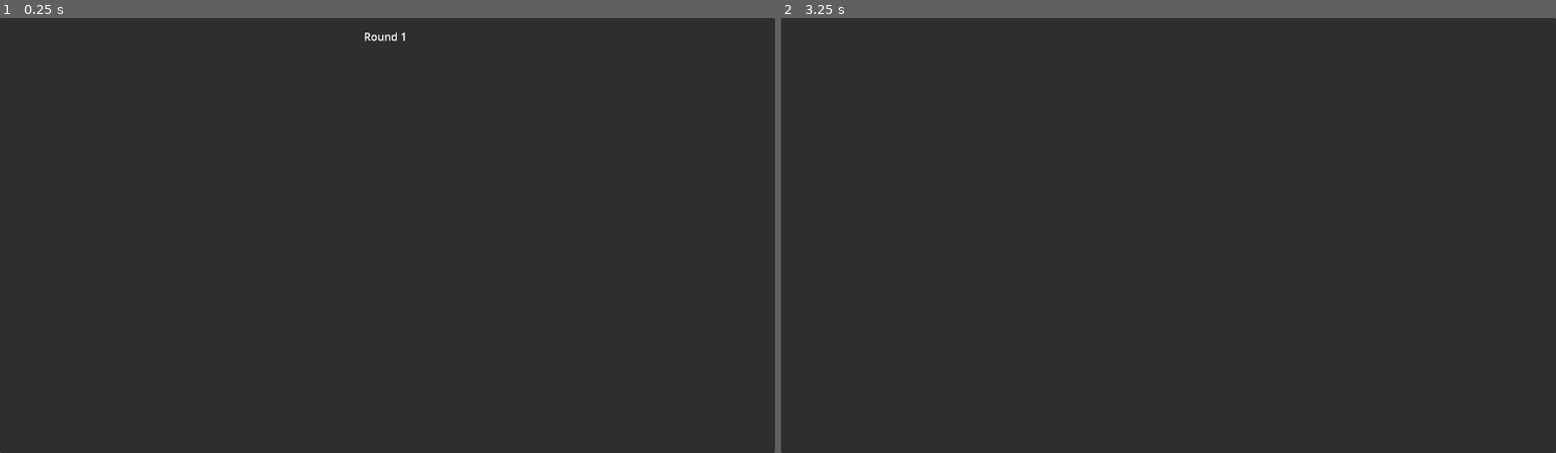
Above: before the commit, frames 1-2 (left to right).
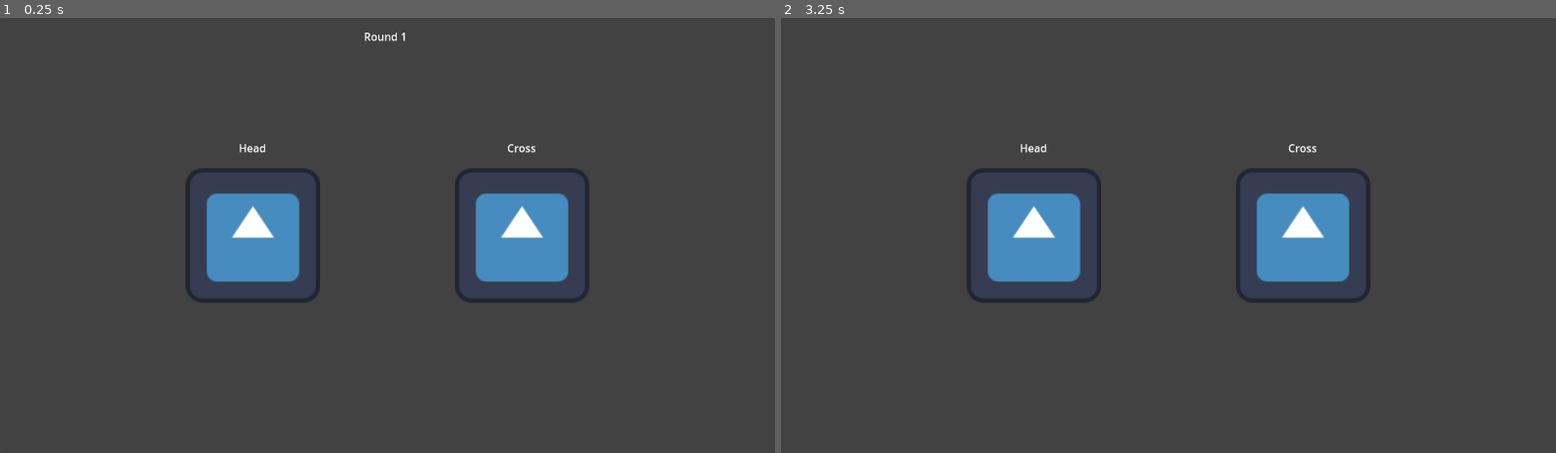
Above: after the commit, the same moments.

Repository: Mike7373/MoneyFlip
Game: Godot game, scene res://scenas/MainScene.tscn
The game is run twice, just before and just after one commit, with the same random seed, the same clock (stepped at 60 frames per second) and the same inputs. The engine's default icon, where the game draws it, is replaced by a stand-in: a white triangle on a blue panel in a dark square.
Inputs:
- Up to frame 1 (0.25 s): no input
- Up to frame 2 (3.25 s): tap Enter at 0.5, 2 s; tap Space at 1.25, 2.75 s

The runs differ from the first frame. In frame 1, 9.4% of the frame differs, in the area x 24-76%, y 28-65%; in frame 2, 9.4%.

Commit message:
add selection canvas

Diff:
--- a/scenas/MainScene.tscn
+++ b/scenas/MainScene.tscn
@@ -1,6 +1,7 @@
-[gd_scene load_steps=2 format=3 uid="uid://dftt7ps5rpfas"]
+[gd_scene load_steps=3 format=3 uid="uid://dftt7ps5rpfas"]
 
 [ext_resource type="Script" path="res://scripts/GameManager.gd" id="1_7rba3"]
+[ext_resource type="Texture2D" uid="uid://bfkpx174yiq64" path="res://icon.svg" id="2_csrsf"]
 
 [node name="MainScene" type="Node2D"]
 
@@ -14,10 +15,208 @@
 offset_right = 40.0
 offset_bottom = 40.0
 
-[node name="Background" type="Panel" parent="SelectionCanvas"]
-layout_mode = 0
-offset_right = 1152.0
-offset_bottom = 648.0
+[node name="PurseTypeSelection" type="Panel" parent="SelectionCanvas"]
+visible = false
+self_modulate = Color(0, 0, 0, 0.235294)
+layout_mode = 0
+offset_right = 1152.0
+offset_bottom = 648.0
+
+[node name="AttackImg" type="TextureRect" parent="SelectionCanvas/PurseTypeSelection"]
+layout_mode = 1
+anchors_preset = 8
+anchor_left = 0.5
+anchor_top = 0.5
+anchor_right = 0.5
+anchor_bottom = 0.5
+offset_left = -300.0
+offset_top = -100.0
+offset_right = -100.0
+offset_bottom = 100.0
+grow_horizontal = 2
+grow_vertical = 2
+texture = ExtResource("2_csrsf")
+
+[node name="AttackText" type="Label" parent="SelectionCanvas/PurseTypeSelection/AttackImg"]
+layout_mode = 1
+anchors_preset = 10
+anchor_right = 1.0
+offset_top = -50.0
+offset_bottom = -10.0
+grow_horizontal = 2
+text = "Attack"
+horizontal_alignment = 1
+vertical_alignment = 1
+
+[node name="HealImg" type="TextureRect" parent="SelectionCanvas/PurseTypeSelection"]
+layout_mode = 1
+anchors_preset = 8
+anchor_left = 0.5
+anchor_top = 0.5
+anchor_right = 0.5
+anchor_bottom = 0.5
+offset_left = 100.0
+offset_top = -100.0
+offset_right = 300.0
+offset_bottom = 100.0
+grow_horizontal = 2
+grow_vertical = 2
+texture = ExtResource("2_csrsf")
+
+[node name="HealText" type="Label" parent="SelectionCanvas/PurseTypeSelection/HealImg"]
+layout_mode = 1
+anchors_preset = 10
+anchor_right = 1.0
+offset_top = -50.0
+offset_bottom = -10.0
+grow_horizontal = 2
+text = "Heal"
+horizontal_alignment = 1
+vertical_alignment = 1
+
+[node name="PurseTypeSelection2" type="Panel" parent="SelectionCanvas"]
+self_modulate = Color(0, 0, 0, 0.235294)
+layout_mode = 0
+offset_right = 1152.0
+offset_bottom = 648.0
+
+[node name="HeadImg" type="TextureRect" parent="SelectionCanvas/PurseTypeSelection2"]
+layout_mode = 1
+anchors_preset = 8
+anchor_left = 0.5
+anchor_top = 0.5
+anchor_right = 0.5
+anchor_bottom = 0.5
+offset_left = -300.0
+offset_top = -100.0
+offset_right = -100.0
+offset_bottom = 100.0
+grow_horizontal = 2
+grow_vertical = 2
+texture = ExtResource("2_csrsf")
+
+[node name="HeadText" type="Label" parent="SelectionCanvas/PurseTypeSelection2/HeadImg"]
+layout_mode = 1
+anchors_preset = 10
+anchor_right = 1.0
+offset_top = -50.0
+offset_bottom = -10.0
+grow_horizontal = 2
+text = "Head"
+horizontal_alignment = 1
+vertical_alignment = 1
+
+[node name="CrossImg" type="TextureRect" parent="SelectionCanvas/PurseTypeSelection2"]
+layout_mode = 1
+anchors_preset = 8
+anchor_left = 0.5
+anchor_top = 0.5
+anchor_right = 0.5
+anchor_bottom = 0.5
+offset_left = 100.0
+offset_top = -100.0
+offset_right = 300.0
+offset_bottom = 100.0
+grow_horizontal = 2
+grow_vertical = 2
+texture = ExtResource("2_csrsf")
+
+[node name="CrossText" type="Label" parent="SelectionCanvas/PurseTypeSelection2/CrossImg"]
+layout_mode = 1
+anchors_preset = 10
+anchor_right = 1.0
+offset_top = -50.0
+offset_bottom = -10.0
+grow_horizontal = 2
+text = "Cross"
+horizontal_alignment = 1
+vertical_alignment = 1
+
+[node name="CoinFlipSelection" type="Panel" parent="SelectionCanvas"]
+visible = false
+self_modulate = Color(0, 0, 0, 0.235294)
+layout_mode = 0
+offset_right = 1152.0
+offset_bottom = 648.0
+
+[node name="SingleCoin" type="TextureRect" parent="SelectionCanvas/CoinFlipSelection"]
+layout_mode = 1
+anchors_preset = 8
+anchor_left = 0.5
+anchor_top = 0.5
+anchor_right = 0.5
+anchor_bottom = 0.5
+offset_left = -400.0
+offset_top = -100.0
+offset_right = -200.0
+offset_bottom = 100.0
+grow_horizontal = 2
+grow_vertical = 2
+texture = ExtResource("2_csrsf")
+
+[node name="Label" type="Label" parent="SelectionCanvas/CoinFlipSelection/SingleCoin"]
+layout_mode = 1
+anchors_preset = 10
+anchor_right = 1.0
+offset_top = -50.0
+offset_bottom = -10.0
+grow_horizontal = 2
+text = "Single Coin"
+horizontal_alignment = 1
+vertical_alignment = 1
+
+[node name="SmallBag" type="TextureRect" parent="SelectionCanvas/CoinFlipSelection"]
+layout_mode = 1
+anchors_preset = 8
+anchor_left = 0.5
+anchor_top = 0.5
+anchor_right = 0.5
+anchor_bottom = 0.5
+offset_left = -100.0
+offset_top = -100.0
+offset_right = 100.0
+offset_bottom = 100.0
+grow_horizontal = 2
+grow_vertical = 2
+texture = ExtResource("2_csrsf")
+
+[node name="Label" type="Label" parent="SelectionCanvas/CoinFlipSelection/SmallBag"]
+layout_mode = 1
+anchors_preset = 10
+anchor_right = 1.0
+offset_top = -50.0
+offset_bottom = -10.0
+grow_horizontal = 2
+text = "Small Purse"
+horizontal_alignment = 1
+vertical_alignment = 1
+
+[node name="BigBag" type="TextureRect" parent="SelectionCanvas/CoinFlipSelection"]
+layout_mode = 1
+anchors_preset = 8
+anchor_left = 0.5
+anchor_top = 0.5
+anchor_right = 0.5
+anchor_bottom = 0.5
+offset_left = 200.0
+offset_top = -100.0
+offset_right = 400.0
+offset_bottom = 100.0
+grow_horizontal = 2
+grow_vertical = 2
+texture = ExtResource("2_csrsf")
+
+[node name="Label" type="Label" parent="SelectionCanvas/CoinFlipSelection/BigBag"]
+layout_mode = 1
+anchors_preset = 10
+anchor_right = 1.0
+offset_top = -50.0
+offset_bottom = -10.0
+grow_horizontal = 2
+text = "Big Purse
+"
+horizontal_alignment = 1
+vertical_alignment = 1
 
 [node name="RoundCanvas" type="Control" parent="."]
 unique_name_in_owner = true
